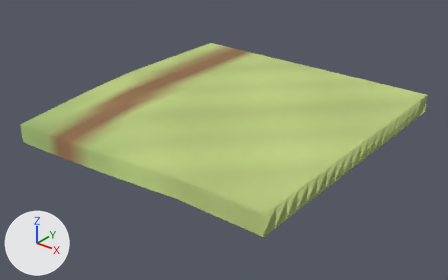
What one commit did to the glTF model client/public/models/chunks/0_-3.glb.
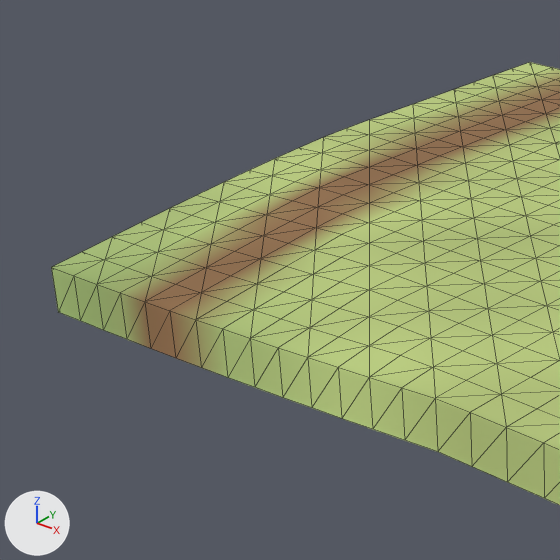
Each version is shown whole from a 50 mm lens placed at (51.6, 28.3, 27.7), pointed at (15.2, 73.9, -0.6), then close up on the part from 0% to 50% of the width and 6% to 86% of the height. The lights are fixed; the arrows at lower left show +X, +Y and +Z. The first two pictures are the older version. The close-ups show mesh edges as thin lines. Vertices at exactly the same position are counted once.

Objects in the first close-up: 'terrain'.
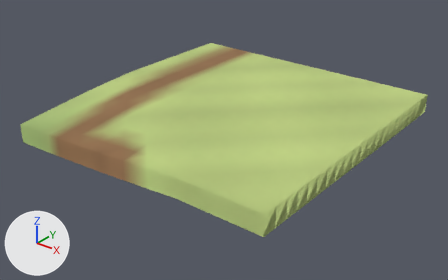
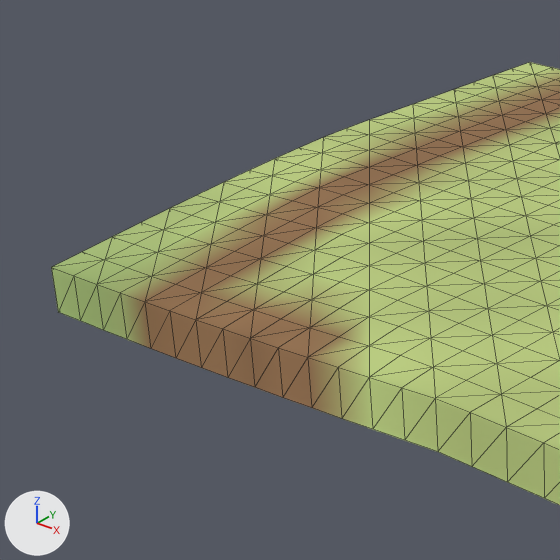
The change in detail:
me_terrain has 521 vertices, 960 faces and spans x 0.0..30.0, y 60.0..90.0, z -0.2..3.2.
me_terrain is used by ob_terrain; location (0.0, 0.0, 0.0).
me_terrain part 1: 18 faces centred in x 9.5..15.5, y 60.0..62.0, z 1.0..2.8 are repainted in the vertex colours; the middle colour goes from green #b1c67a to brown #936f4c.
me_terrain part 2: 8 faces centred in x 10.0..16.0, y 60.0..62.5, z 1.4..2.9 are repainted in the vertex colours; the middle colour goes from green #b7ca7d to brown #96754e.
me_terrain part 3: 10 faces centred in x 10.0..17.5, y 60.0..64.0, z 1.5..3.0 are repainted in the vertex colours; the middle colour goes from green #b7cb7d to yellow #a7a569.
me_terrain part 4: 7 faces centred in x 8.0..9.5, y 60.0..62.0, z 0.9..2.5 are repainted in the vertex colours; the middle colour goes from yellow #9d9861 to brown #936f4c.

Pixel boxes (x1, y1, x2, y2) of what changed, in the close-ups (560 x 560 px):
part 1 of me_terrain, recoloured (green to brown): (196, 286, 339, 408) in both
part 2 of me_terrain, recoloured (green to brown): (254, 286, 365, 418) in both
part 3 of me_terrain, recoloured (green to yellow): (270, 281, 366, 426) in both
part 4 of me_terrain, recoloured (yellow to brown): (175, 287, 253, 367) in both
